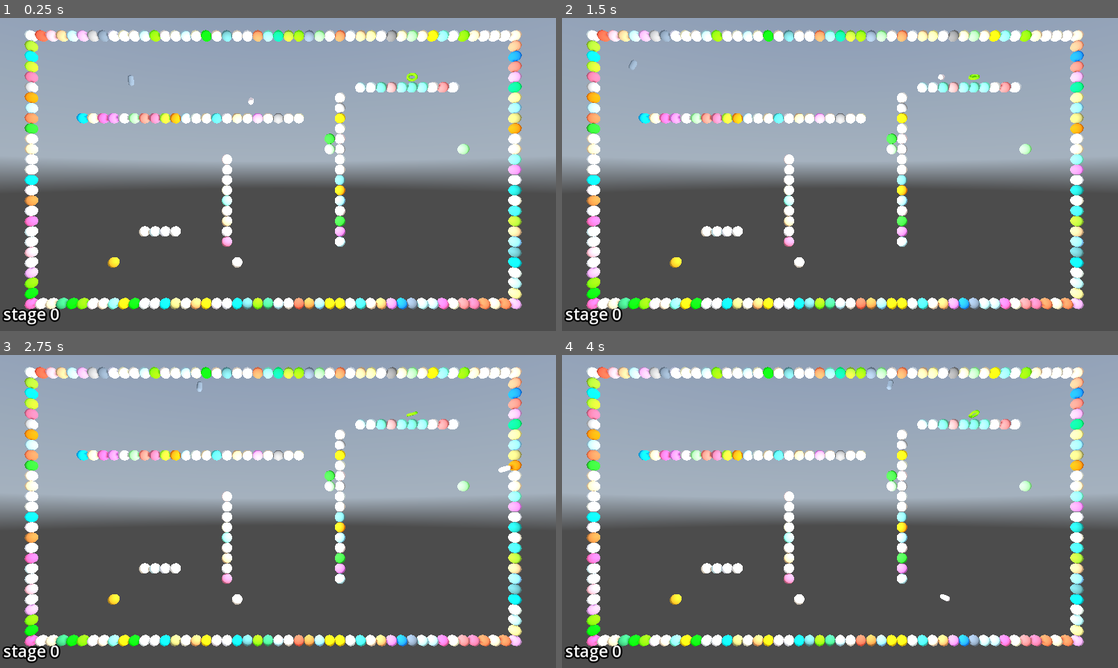
Above: before the commit, frames 1-4 (two rows, left to right).
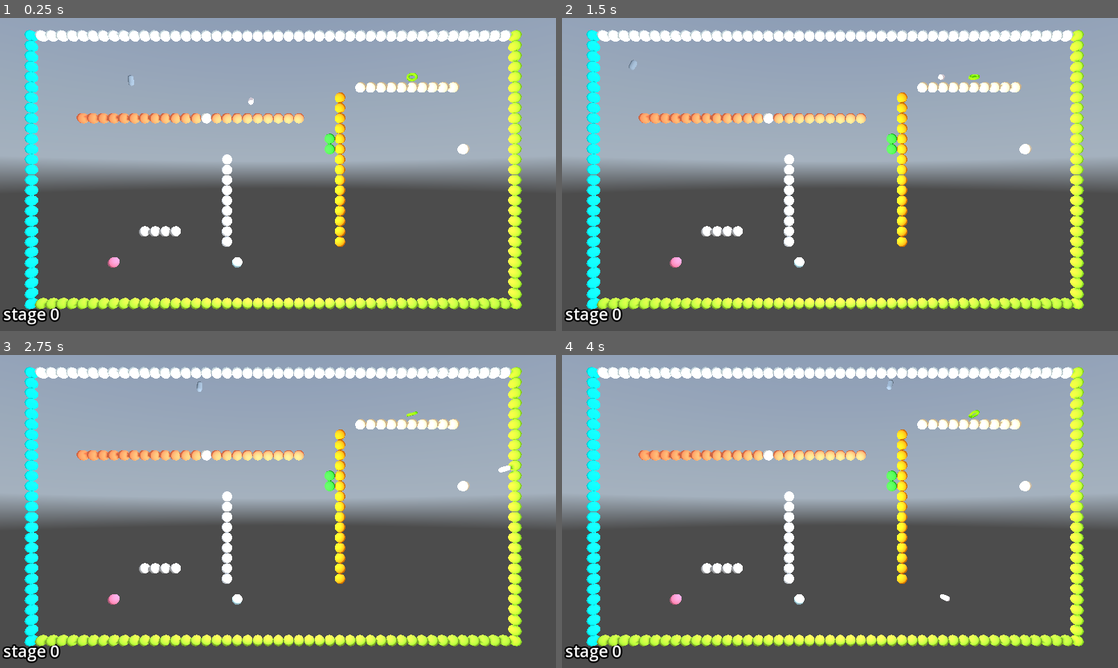
Above: after the commit, the same moments.

Repository: kasworld/gd4snakebyte3d
Game: Godot game, scene res://main.tscn
Same seed, same stepped clock (60 frames per second), same inputs: the game is played once before the commit and once after it. A sky picture missing from this copy of the repository is replaced by a grey-blue gradient.
Inputs (mouse positions are in pixels of both pictures, inside the frame that each line leads up to):
- Up to frame 1 (0.25 s): no input
- Up to frame 2 (1.5 s): tap Enter at 0.5 s; move the mouse to (962, 158) at 0.52 s; click (962, 158) at 0.67 s; move the mouse to (728, 190) at 1.27 s; click (728, 190) at 1.42 s
- Up to frame 3 (2.75 s): move the mouse to (333, 442) at 2.02 s; click (333, 442) at 2.17 s
- Up to frame 4 (4 s): move the mouse to (812, 574) at 2.77 s; click (812, 574) at 2.92 s; move the mouse to (1006, 558) at 3.52 s; click (1006, 558) at 3.67 s

The runs differ from the first frame. In frame 1, 9.9% of the frame differs, in the area x 4-94%, y 3-94%; in frame 2, 9.9%; in frame 3, 9.9%; in frame 4, 9.9%.

Commit message:
move script to walls

Diff:
--- a/lib/placed_things.gd
+++ b/lib/placed_things.gd
@@ -27,34 +27,6 @@
 
 func get_height() -> int:
 	return data.size()
-
-# include x2
-func draw_hline(x1 :int, x2 :int, y :int , v) -> Dictionary:
-	if x1 > x2 :
-		var t = x1
-		x1 = x2
-		x2 = t
-	var rtn := {}
-	for x in range(x1,x2+1):
-		var pos := Vector2i(x,y)
-		var old = set_at(pos, v)
-		if old != null:
-			rtn[pos] = old
-	return rtn
-
-# include y2
-func draw_vline(x :int, y1 :int, y2 :int , v) -> Dictionary:
-	if y1 > y2 :
-		var t = y1
-		y1 = y2
-		y2 = t
-	var rtn := {}
-	for y in range(y1,y2+1):
-		var pos := Vector2i(x,y)
-		var old = set_at(pos, v)
-		if old != null:
-			rtn[pos] = old
-	return rtn
 
 func get_at(pos :Vector2i) :
 	return data[pos.y][pos.x]
@@ -87,25 +59,6 @@
 		count -=1
 	return old
 
-func exec_script(sc :Array) -> Array:
-	var rtn := []
-	for l in sc:
-		rtn.append(exec_script_line(l))
-	return rtn
-
-func exec_script_line(l:Array):
-	var rtn
-	match l[0]:
-		"set" :
-			rtn = set_at(Vector2i(l[1],l[2]), l[3])
-		"hline":
-			rtn = draw_hline(l[1],l[2],l[3], l[4])
-		"vline":
-			rtn = draw_vline(l[1],l[2],l[3], l[4])
-		_:
-			assert(false, "invalid script line %s" %[l])
-	return rtn
-
 func rand_x(margin :int=1) -> int:
 	return randi_range(margin,data[0].size()-1-margin)
 func rand_y(margin :int=1) -> int:
--- a/walls.gd
+++ b/walls.gd
@@ -2,33 +2,78 @@
 class_name Walls
 
 var field :PlacedThings
+var wall_list :Array
 
 func init(f :PlacedThings) -> void:
 	field = f
+	wall_list = []
 	var mesh = ShapeLib.new_mesh_by_type(ShapeLib.Shape.Sphere, 0.5)
 	$MultiMeshShape.init(mesh, Color.WHITE, Settings.FieldWidth*Settings.FieldHeight/2, Vector3.ZERO)
-	field.exec_script(Settings.BounderyWalls)
+	exec_script(Settings.BounderyWalls)
 	draw_rand_wall(10)
 	field2wall(field)
 
 func field2wall(field :PlacedThings) -> void:
 	var wall_count := 0
-	for x in field.get_width():
-		for y in field.get_height():
-			var pos := Vector2i(x,y)
-			if field.get_at(pos) == Things.Wall:
-				var pos3d = Settings.vector2i_to_vector3(pos)
-				$MultiMeshShape.set_inst_pos(wall_count, pos3d)
-				$MultiMeshShape.set_inst_color(wall_count, Settings.LightColorList.pick_random()[0])
-				wall_count += 1
+	for l in wall_list:
+		var co = Settings.LightColorList.pick_random()[0]
+		for pos in l:
+			field.set_at(pos, Things.Wall)
+			var pos3d = Settings.vector2i_to_vector3(pos)
+			$MultiMeshShape.set_inst_pos(wall_count, pos3d)
+			$MultiMeshShape.set_inst_color(wall_count, co)
+			wall_count += 1
 	$MultiMeshShape.set_visible_count(wall_count)
 
 func draw_rand_wall(n :int) -> void:
 	for i in n:
 		match i % 3:
 			0:
-				field.set_at(field.rand2dpos(2), Things.Wall)
+				set_at(field.rand2dpos(2))
 			1:
-				field.draw_hline(field.rand_x(2),field.rand_x(2),field.rand_y(2),Things.Wall)
+				draw_hline(field.rand_x(2),field.rand_x(2),field.rand_y(2))
 			2:
-				field.draw_vline(field.rand_x(2),field.rand_y(2),field.rand_y(2),Things.Wall)
+				draw_vline(field.rand_x(2),field.rand_y(2),field.rand_y(2))
+
+func set_at(pos :Vector2i):
+	wall_list.append([pos])
+# include x2
+func draw_hline(x1 :int, x2 :int, y :int):
+	if x1 > x2 :
+		var t = x1
+		x1 = x2
+		x2 = t
+	var rtn := []
+	for x in range(x1,x2+1):
+		rtn.append( Vector2i(x,y) )
+	wall_list.append(rtn)
+
+# include y2
+func draw_vline(x :int, y1 :int, y2 :int):
+	if y1 > y2 :
+		var t = y1
+		y1 = y2
+		y2 = t
+	var rtn := []
+	for y in range(y1,y2+1):
+		rtn.append( Vector2i(x,y) )
+	wall_list.append(rtn)
+
+func exec_script(sc :Array) -> Array:
+	var rtn := []
+	for l in sc:
+		rtn.append(exec_script_line(l))
+	return rtn
+
+func exec_script_line(l:Array):
+	var rtn
+	match l[0]:
+		"set" :
+			set_at(Vector2i(l[1],l[2]))
+		"hline":
+			draw_hline(l[1],l[2],l[3])
+		"vline":
+			draw_vline(l[1],l[2],l[3])
+		_:
+			assert(false, "invalid script line %s" %[l])
+	return rtn
